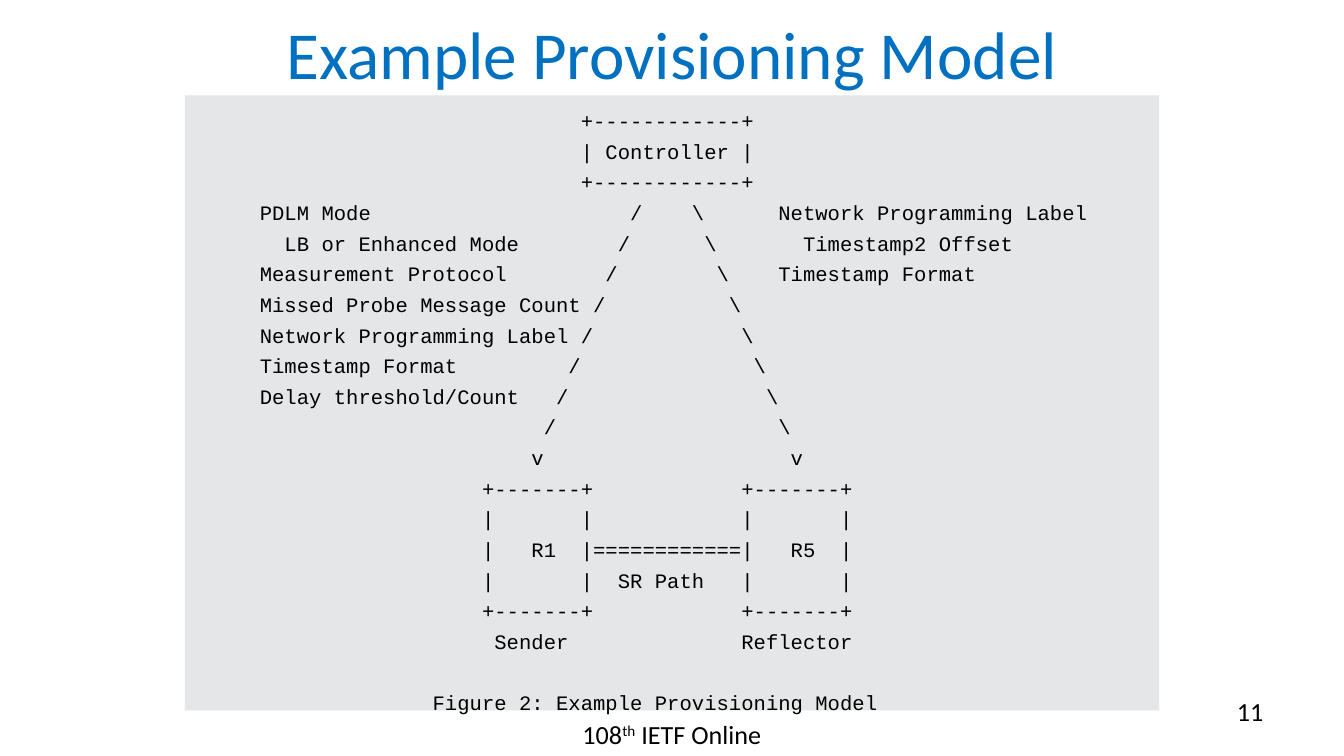
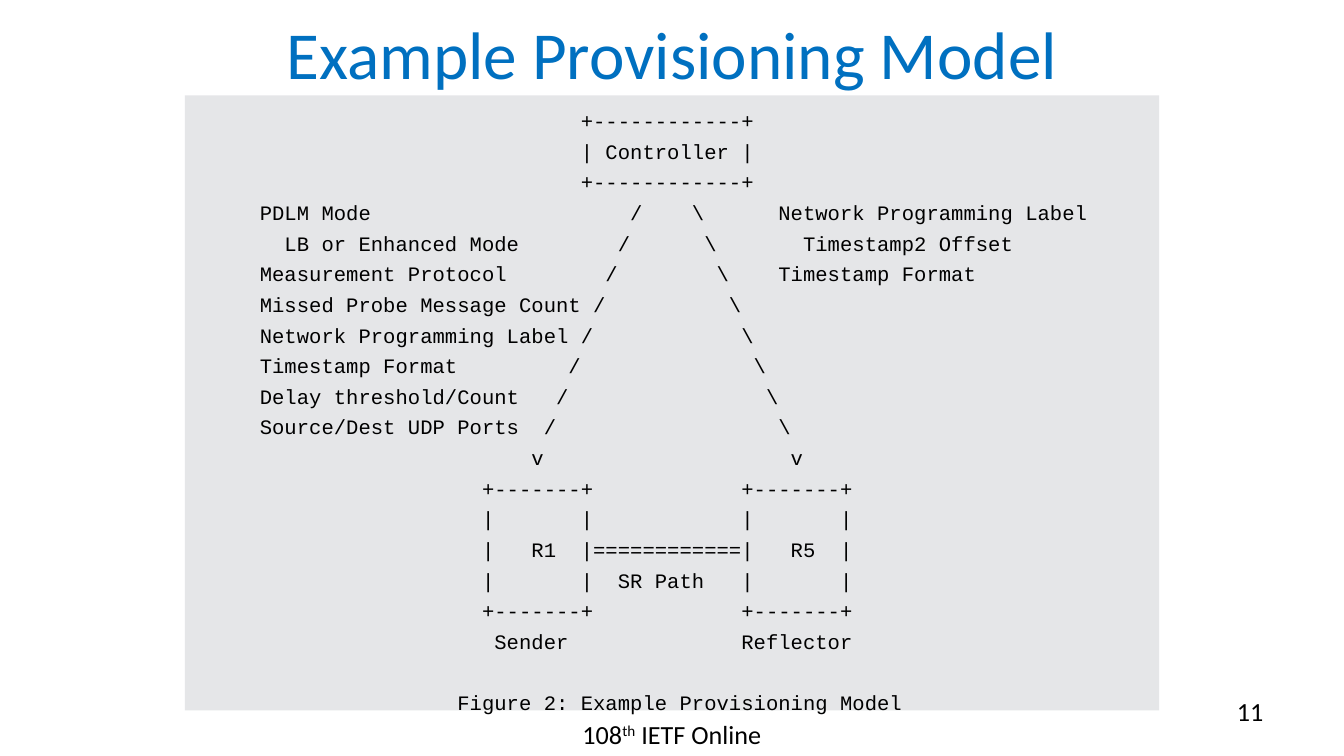
Before and after one commit to rakgandhi/ietf-slides, a slide deck: slide 11 of draft-gandhi-spring-sr-enhanced-plm-02.pptx. Drawn at 1344x756 pixels with LibreOffice and Linux fonts; fonts in the diff are those of the drawing. Boxes give left, top, right and bottom in pixels: in the first picture for what was removed or moved away, otherwise in the second. Text is boxed around its words. In the diff, an @@ line names an element or a change of style, - is before the commit and + after.

```diff
--- a/draft-gandhi-spring-sr-enhanced-plm-02.pptx
+++ b/draft-gandhi-spring-sr-enhanced-plm-02.pptx
@@ text in rectangle at (260, 420, 519, 435): text changed @@
-/ \
+Source/Dest UDP Ports / \
```
Also in this commit, not shown: 1 other slide changed, 1 other file.
